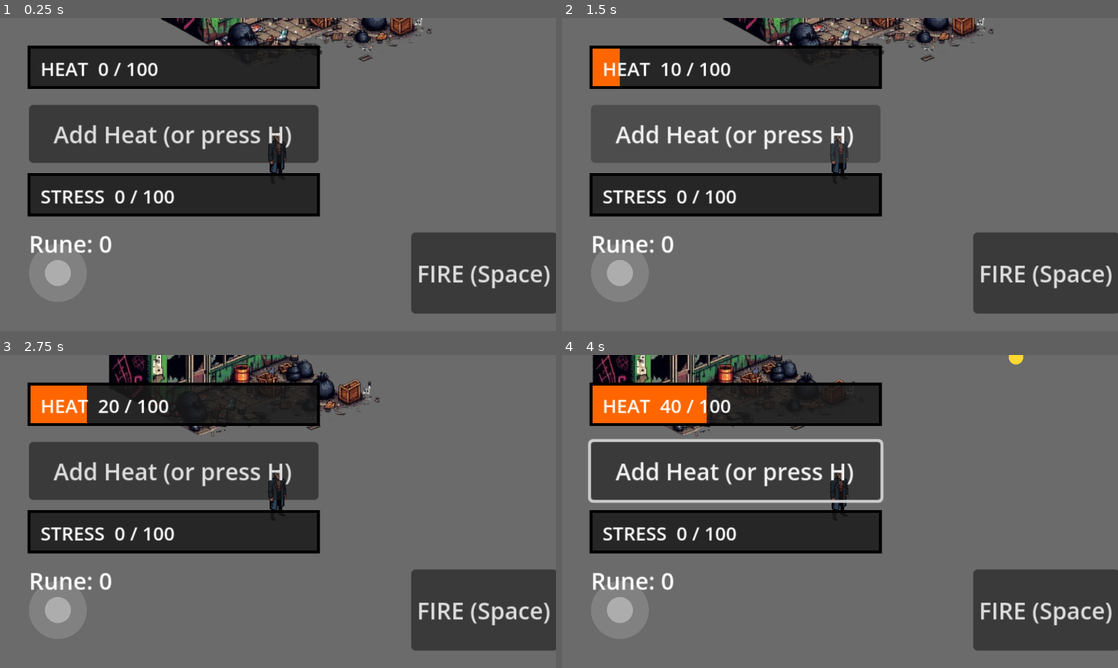
Above: before the commit, frames 1-4 (two rows, left to right).
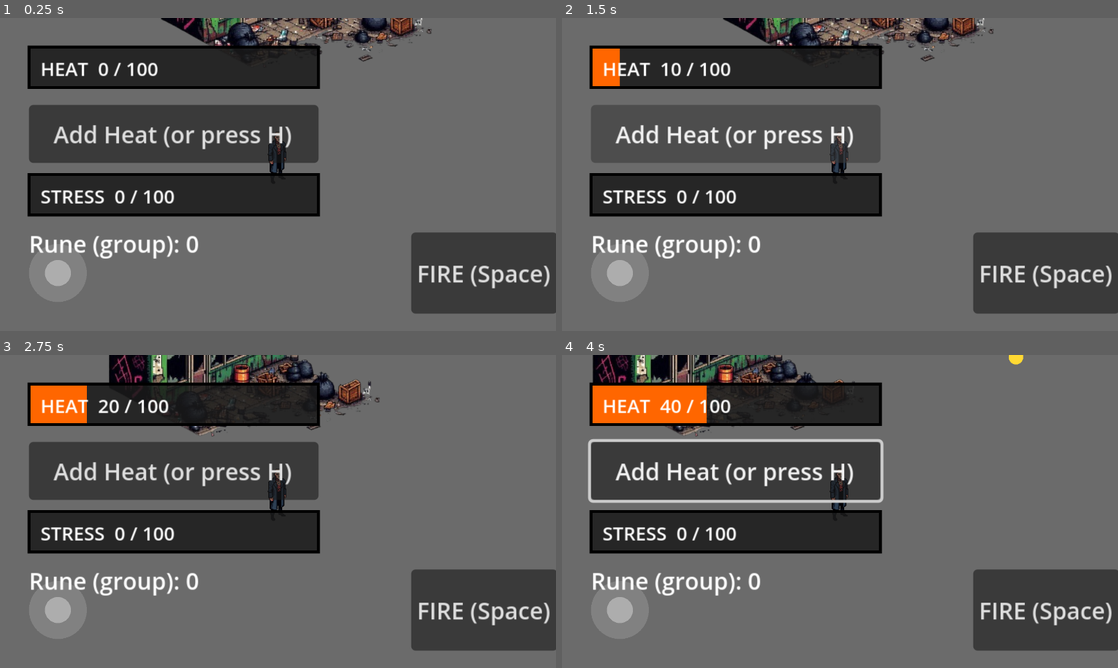
Above: after the commit, the same moments.

Repository: zowskyy/crxcibl3
Game: Godot game, scene res://scenes/TestRoom.tscn
Two runs of this game, one before a commit and one after it. Both use one fixed random seed, a clock stepped at 60 frames per second and the inputs below.
Inputs (mouse positions are in pixels of both pictures, inside the frame that each line leads up to):
- Up to frame 1 (0.25 s): no input
- Up to frame 2 (1.5 s): click "FIRE (Space)" at 0.5 s; click "Add Heat (or press H)" at 1.25 s
- Up to frame 3 (2.75 s): tap Enter at 2 s; drag from (55, 608) to (333, 442) at 2.02 s
- Up to frame 4 (4 s): drag from (728, 527) to (812, 574) at 2.77 s; tap Space at 3.5 s; move the mouse to (895, 442) at 3.52 s; hold Right (ui_right) from 3.53 s (still down); tap H at 3.6 s

The runs differ from the first frame. In frame 1, 0.5% of the frame differs, in the area x 15-36%, y 69-77%; in frame 2, 0.5%; in frame 3, 0.5%; in frame 4, 0.5%.

Commit message:
Slice 2.15: shared group Rune pool with per-hero contribution tracking
All Rune drops from any player's kills land in one shared GameState pool.
Nobody holds individual currency -- upgrades are purchased collectively via
purchase_upgrade(id, cost). Per-hero rune_contributions tallies who generated
what (solidarity metric for end-of-run recap, not a competitive wallet).

- GameState: add_rune(), purchase_upgrade(), has_upgrade(), top_contributor()
- Enemy.take_damage(amount, killer) threads killer name to add_rune()
- Bullet carries shooter: String, stamped from Player.hero_name on fire()
- TestRoom label shows "Rune (group): N  enforcer:N" for live testing

Co-Authored-By: Claude Sonnet 4.6 <noreply@anthropic.com>

Diff:
--- a/godot/autoload/GameState.gd
+++ b/godot/autoload/GameState.gd
@@ -29,7 +29,15 @@
 var morale: int = 0
 var reputation_ruthlessness: int = 0
 var reputation_solidarity: int = 0
-var resources: Dictionary = {"Cash": 0, "Ammo": 0, "Intel": 0}
+var resources: Dictionary = {"Cash": 0, "Ammo": 0, "Intel": 0, "Rune": 0}
+
+# --- Group upgrades (shared pool — nobody owns upgrades individually) ---
+# key: upgrade id string -> true once purchased
+var group_upgrades: Dictionary = {}
+
+# --- Per-hero rune contributions (solidarity metric, not a wallet) ---
+# key: hero name -> int total Runes that hero's kills have generated this run
+var rune_contributions: Dictionary = {}
 var ghost_count: int = 0             # permanently-lost crew members
 var last_ghosted: String = ""
 
@@ -67,11 +75,43 @@
 	resources[kind] = resources.get(kind, 0) + amount
 
 
+func add_rune(amount: int, hero: String = "") -> void:
+	resources["Rune"] = resources.get("Rune", 0) + amount
+	if hero != "":
+		rune_contributions[hero] = rune_contributions.get(hero, 0) + amount
+
+
 func spend_resource(kind: String, amount: int) -> bool:
 	if resources.get(kind, 0) < amount:
 		return false
 	resources[kind] -= amount
 	return true
+
+
+## Purchase a group upgrade from the shared Rune pool.
+## Returns true and marks it purchased on success; false if already owned or
+## the group can't afford it.
+func purchase_upgrade(id: String, cost: int) -> bool:
+	if group_upgrades.get(id, false):
+		return false
+	if not spend_resource("Rune", cost):
+		return false
+	group_upgrades[id] = true
+	return true
+
+
+func has_upgrade(id: String) -> bool:
+	return group_upgrades.get(id, false)
+
+
+func top_contributor() -> String:
+	var best := ""
+	var best_count := 0
+	for hero in rune_contributions:
+		if rune_contributions[hero] > best_count:
+			best_count = rune_contributions[hero]
+			best = hero
+	return best
 
 
 func mark_boss_defeated(boss_name: String, executed: bool, finisher: String) -> void:
@@ -94,7 +134,9 @@
 	morale = 0
 	reputation_ruthlessness = 0
 	reputation_solidarity = 0
-	resources = {"Cash": 0, "Ammo": 0, "Intel": 0}
+	resources = {"Cash": 0, "Ammo": 0, "Intel": 0, "Rune": 0}
+	group_upgrades.clear()
+	rune_contributions.clear()
 	ghost_count = 0
 	last_ghosted = ""
 	alliances_formed = 0
--- a/godot/scenes/Bullet.gd
+++ b/godot/scenes/Bullet.gd
@@ -10,6 +10,7 @@
 const RADIUS := 5.0
 
 var direction := Vector2.RIGHT
+var shooter: String = ""  # hero_name of the player who fired this
 
 var _age := 0.0
 
@@ -35,7 +36,7 @@
 	# engine's default layer/mask, so filtering by group is what keeps
 	# this from also triggering on the player who fired it.
 	if body.is_in_group("enemy") and body.has_method("take_damage"):
-		body.take_damage(DAMAGE)
+		body.take_damage(DAMAGE, shooter)
 		Stress.on_hit_dealt()
 		queue_free()
 
--- a/godot/scenes/Enemy.gd
+++ b/godot/scenes/Enemy.gd
@@ -73,7 +73,7 @@
 		_attack_timer = ATTACK_COOLDOWN
 
 
-func take_damage(amount: int) -> void:
+func take_damage(amount: int, killer: String = "") -> void:
 	health = maxi(0, health - amount)
 	if health <= 0:
 		# Dying stops _physics_process from ever running again, so it would
@@ -83,11 +83,9 @@
 		if _in_combat:
 			_in_combat = false
 			Stress.exit_combat()
-		# Rune drop (Architect's direction: earn Rune currency from mission
-		# combat, spend it at the bodega shop). "Rune" isn't in GameState's
-		# resources dict's initial keys (Cash/Ammo/Intel) but add_resource()
-		# creates it on first use -- no GameState.gd change needed for this.
-		GameState.add_resource("Rune", 1)
+		# Rune goes into the shared group pool. killer credits that hero's
+		# contribution tally (solidarity metric shown at end-of-run recap).
+		GameState.add_rune(1, killer)
 		queue_free()
 
 
--- a/godot/scenes/Player.gd
+++ b/godot/scenes/Player.gd
@@ -19,6 +19,7 @@
 const FIRE_COOLDOWN := 0.25  # ~4 shots/sec, Metal Slug-ish rapid but not instant
 
 var health := MAX_HEALTH
+var hero_name: String = "enforcer"  # set by whoever spawns the player
 
 var _joystick: Control = null
 var _facing := Vector2.RIGHT
@@ -66,6 +67,7 @@
 	var bullet := Area2D.new()
 	bullet.set_script(BULLET_SCRIPT)
 	bullet.direction = _facing
+	bullet.shooter = hero_name
 	get_parent().add_child(bullet)
 	bullet.global_position = global_position + _facing * 12.0
 
--- a/godot/scenes/TestRoom.gd
+++ b/godot/scenes/TestRoom.gd
@@ -26,7 +26,10 @@
 	# Stress.tick() is what applies its out-of-combat decay -- without
 	# this it would climb from Enemy.gd's hooks but never come back down.
 	Stress.tick(delta)
-	rune_label.text = "Rune: %d" % GameState.resources.get("Rune", 0)
+	var contrib := ""
+	for hero in GameState.rune_contributions:
+		contrib += "  %s:%d" % [hero, GameState.rune_contributions[hero]]
+	rune_label.text = "Rune (group): %d%s" % [GameState.resources.get("Rune", 0), contrib]
 
 
 func _unhandled_key_input(event: InputEvent) -> void:
